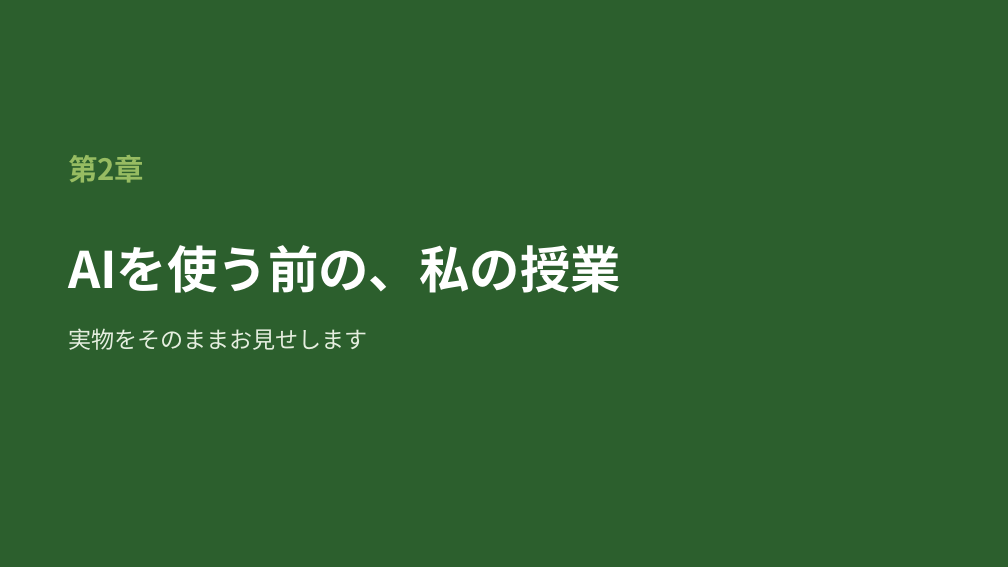
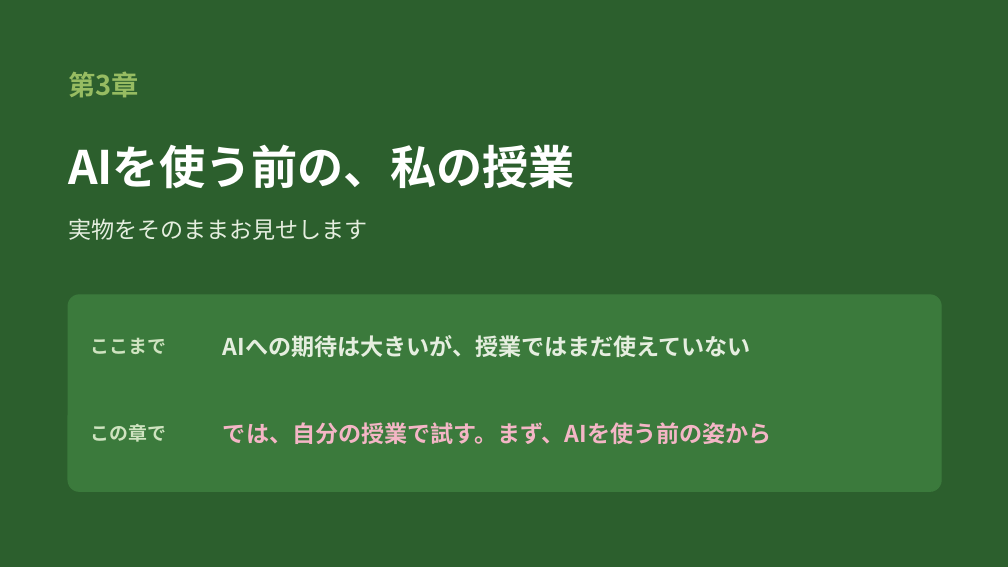
Before and after one commit to margiela14th-sudo/my-ai-project, a slide deck: slide 17 of 07_完成資料/県大会発表_生成AI授業再構築.pptx. Drawn at 1008x567 pixels with LibreOffice and Linux fonts; fonts in the diff are those of the drawing. Boxes give left, top, right and bottom in pixels: in the first picture for what was removed or moved away, otherwise in the second. Text is boxed around its words. In the diff, an @@ line names an element or a change of style, - is before the commit and + after.

```diff
--- a/07_完成資料/県大会発表_生成AI授業再構築.pptx
+++ b/07_完成資料/県大会発表_生成AI授業再構築.pptx
@@ text at [68,72,139,98]: text changed; size 28 to 26 pt @@
-第2章
+第3章
@@ text "AIを使う前の、私の授業": place and size @@
-text "AIを使う前の、私の授業" at [68,245,621,293]
+text "AIを使う前の、私の授業" at [68,144,575,189]
@@ text "AIを使う前の、私の授業" at [68,144,575,189]: size 48 to 44 pt @@
@@ text "実物をそのままお見せします": place and size @@
-text "実物をそのままお見せします" at [68,328,368,350]
+text "実物をそのままお見せします" at [68,218,368,240]
@@ rounded rectangle added at [68,295,941,492], fill #3B7A3C, outline #3B7A3C 1 pt @@
@@ text added at [91,337,167,354], 18 pt, text #CFE3C0, bold @@
+ここまで
@@ text added at [223,335,751,357], 22 pt, text #E5EEDF, bold @@
+AIへの期待は大きいが、授業ではまだ使えていない
@@ text added at [91,424,167,442], 18 pt, text #CFE3C0, bold @@
+この章で
@@ text added at [223,422,772,444], 22 pt, text #F4B6C6, bold @@
+では、自分の授業で試す。まず、AIを使う前の姿から
```
Also in this commit, not shown: 15 other slides changed, 5 slides added, 4 slides removed, 10 other files.
